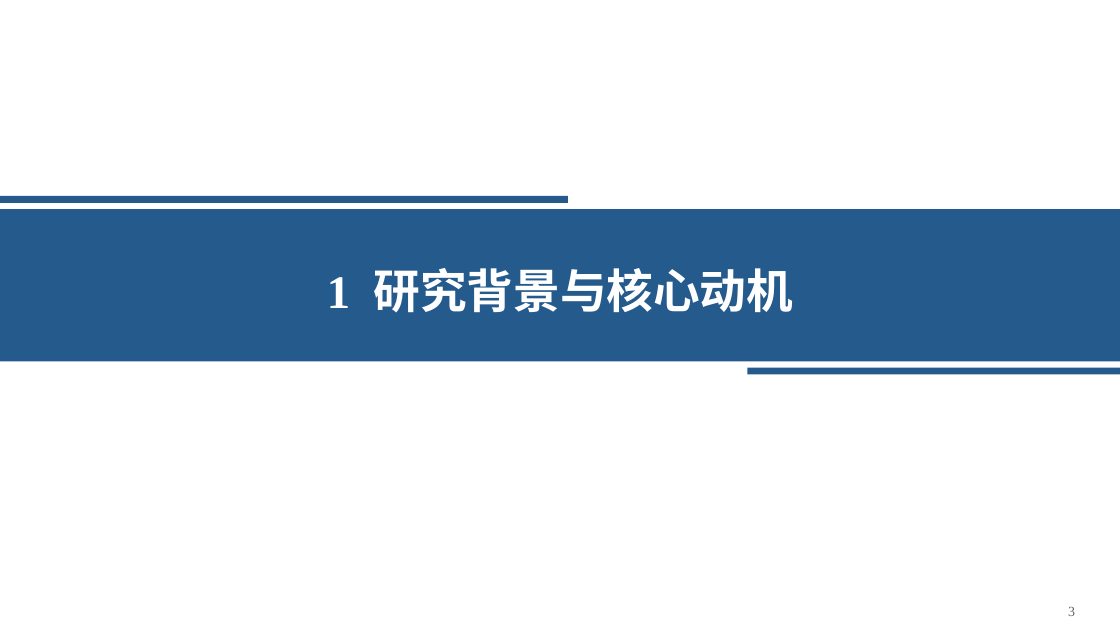
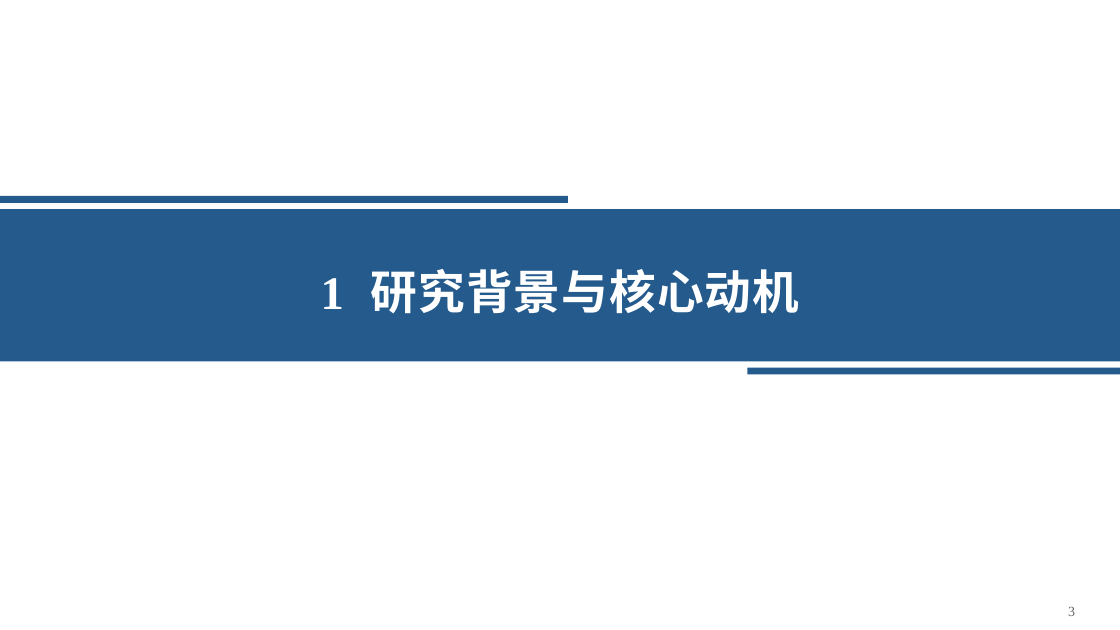
Before and after one commit to Starxy/skills, a slide deck: slide 3 of skills/ppt-craft/assets/academic-blue-template.pptx. Drawn at 1120x630 pixels with LibreOffice and Linux fonts; fonts in the diff are those of the drawing. Boxes give left, top, right and bottom in pixels: in the first picture for what was removed or moved away, otherwise in the second. Text is boxed around its words. In the diff, an @@ line names an element or a change of style, - is before the commit and + after.

```diff
--- a/skills/ppt-craft/assets/academic-blue-template.pptx
+++ b/skills/ppt-craft/assets/academic-blue-template.pptx
@@ text "1 研究背景与核心动机" at <box>321,269,799,314</box>: letter spacing 0 to 1 pt; line spacing 1.18 to 1.2 @@
```
Also in this commit, not shown: 19 other slides changed, 7 other files.
